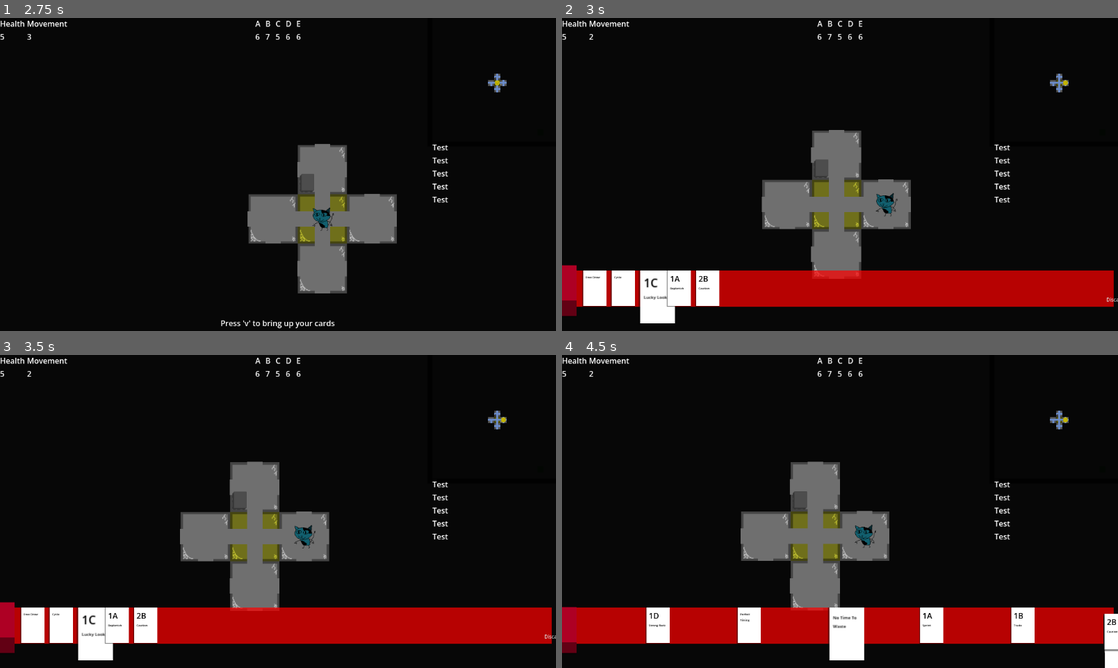
Above: before the commit, frames 1-4 (two rows, left to right).
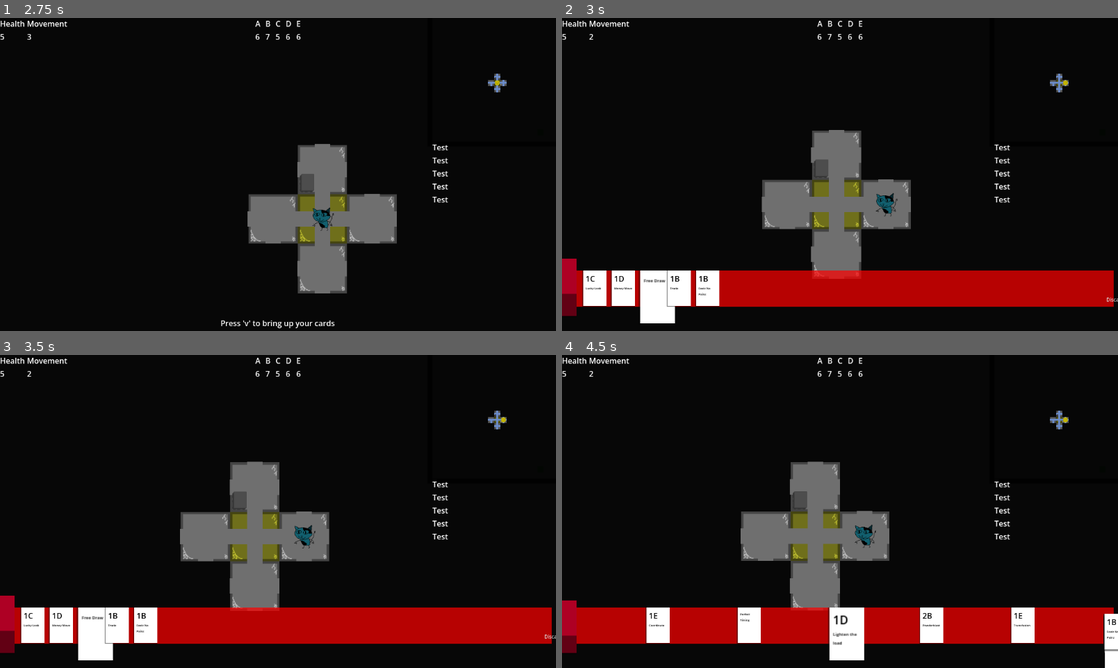
Above: after the commit, the same moments.

Repository: emrysshevek/gameganggame
Game: Godot game, scene res://scenes/title/title_screen.tscn
Two runs of this game, one before a commit and one after it. Both use one fixed random seed, a clock stepped at 60 frames per second and the inputs below.
Inputs (mouse positions are in pixels of both pictures, inside the frame that each line leads up to):
- Up to frame 1 (2.75 s): tap Enter (toggle_end_turn) at 0.5, 2 s; move the mouse to (400, 158) at 0.52 s; hold D (move_right) 0.53-1.25 s; tap G (discard) at 0.6, 2.3 s; click (400, 158) at 0.67 s; tap Space at 1.25 s; drag from (166, 190) to (250, 237) at 1.27 s; move the mouse to (333, 105) at 2.02 s; hold D (move_right) from 2.03 s (still down); tap F (select) at 2.1 s
- Up to frame 2 (3 s): release D (move_right) at 2.75 s; tap V (debug_v) at 2.75 s; drag from (812, 237) to (673, 127) at 2.77 s
- Up to frame 3 (3.5 s): no input
- Up to frame 4 (4.5 s): move the mouse to (1006, 558) at 3.52 s; hold A (move_left) 3.53-4.25 s; tap Enter (toggle_end_turn) at 3.6 s; tap G (discard) at 3.8 s; tap V (debug_v) at 4.25 s; drag from (673, 464) to (756, 433) at 4.27 s

Frame 1 is identical in both runs. In frame 2, 0.3% of the frame differs, in the area x 0-27%, y 76-91%; in frame 3, 0.3%; in frame 4, 0.4%, in the area x 0-100%, y 78-93%.

Commit message:
more cards! also fixed Trade card
Added powderblast, theorize, you're welcome, rescue rope, lighten the load, transfusion and coordinate

also fixed a bug i found with the 'Trade' card that was causing it to draw too many cards

Diff:
--- a/cards/cards/card_list.tres
+++ b/cards/cards/card_list.tres
@@ -12,17 +12,24 @@
 [ext_resource type="PackedScene" uid="uid://do7xr2it6xfih" path="res://cards/cards/no_time_to_waste/no_time_to_waste_card.tscn" id="8_khsxp"]
 [ext_resource type="PackedScene" uid="uid://cwu27t77xpy8" path="res://cards/cards/caution/caution_card.tscn" id="9_j8rf1"]
 [ext_resource type="PackedScene" uid="uid://n258lqdbijua" path="res://cards/cards/lucky_look/lucky_look_card.tscn" id="10_j8rf1"]
+[ext_resource type="PackedScene" uid="uid://4lciaujlj1m2" path="res://cards/cards/adapt/adapt_card.tscn" id="12_60ltf"]
 [ext_resource type="PackedScene" uid="uid://ww4t00vbsf14" path="res://cards/cards/trade/trade_card.tscn" id="12_l3oq2"]
+[ext_resource type="PackedScene" uid="uid://cws33j6o0c65w" path="res://cards/cards/recover/recover_card.tscn" id="13_7jtia"]
 [ext_resource type="PackedScene" uid="uid://cs10s4igty4ad" path="res://cards/cards/clean_house/clean_house_card.tscn" id="13_oh1rx"]
 [ext_resource type="PackedScene" uid="uid://b5yi5nqgjiud5" path="res://cards/cards/money_move/money_move_card.tscn" id="14_7kqg7"]
+[ext_resource type="PackedScene" uid="uid://dlf8xa7mp2tnu" path="res://cards/cards/perfect_timing/perfect_timing_card.tscn" id="14_k1gya"]
 [ext_resource type="PackedScene" uid="uid://buwi5r6lw6da1" path="res://cards/cards/strong_back/strong_back_card.tscn" id="15_0ivhn"]
 [ext_resource type="PackedScene" uid="uid://djysq56t166h1" path="res://cards/cards/replenish/replenish_card.tscn" id="16_gwu1y"]
 [ext_resource type="PackedScene" uid="uid://bf7q5wtxvr7p1" path="res://cards/cards/cycle/cycle_card.tscn" id="17_pely2"]
 [ext_resource type="PackedScene" uid="uid://cb57hwhxnsg4g" path="res://cards/cards/free_draw/free_draw_card.tscn" id="18_edkv0"]
 [ext_resource type="PackedScene" uid="uid://djehepjb3ffgx" path="res://cards/cards/extra_bandages/extra_bandages_card.tscn" id="19_kosrf"]
-[ext_resource type="PackedScene" uid="uid://4lciaujlj1m2" path="res://cards/cards/adapt/adapt_card.tscn" id="12_60ltf"]
-[ext_resource type="PackedScene" uid="uid://cws33j6o0c65w" path="res://cards/cards/recover/recover_card.tscn" id="13_7jtia"]
-[ext_resource type="PackedScene" uid="uid://dlf8xa7mp2tnu" path="res://cards/cards/perfect_timing/perfect_timing_card.tscn" id="14_k1gya"]
+[ext_resource type="PackedScene" uid="uid://suaigog8joah" path="res://cards/cards/transfusion/transfusion_card.tscn" id="23_pely2"]
+[ext_resource type="PackedScene" uid="uid://dhnjgjksqxi52" path="res://cards/cards/coordinate/coordinate_card.tscn" id="24_edkv0"]
+[ext_resource type="PackedScene" uid="uid://cne61xkk8c0rx" path="res://cards/cards/lighten_the_load/lighten_the_load_card.tscn" id="25_edkv0"]
+[ext_resource type="PackedScene" uid="uid://byiq8tentcwr4" path="res://cards/cards/rescue_rope/rescue_rope_card.tscn" id="26_kosrf"]
+[ext_resource type="PackedScene" uid="uid://p1444ea2xyta" path="res://cards/cards/youre_welcome/youre_welcome_card.tscn" id="27_4fy0w"]
+[ext_resource type="PackedScene" uid="uid://duwjtx4f1xvp0" path="res://cards/cards/theorize/theorize_card.tscn" id="28_3v7g7"]
+[ext_resource type="PackedScene" uid="uid://6oecnukexomh" path="res://cards/cards/powderblast/powderblast_card.tscn" id="29_p82qf"]
 
 [resource]
 script = ExtResource("1_p6edn")
@@ -30,6 +37,7 @@
 "adapt": ExtResource("12_60ltf"),
 "caution": ExtResource("9_j8rf1"),
 "clean_house": ExtResource("13_oh1rx"),
+"coordinate": ExtResource("24_edkv0"),
 "cycle": ExtResource("17_pely2"),
 "defang": ExtResource("4_jsrv2"),
 "dig": ExtResource("5_hu8k6"),
@@ -38,15 +46,21 @@
 "feelz_no_painz": ExtResource("7_hy721"),
 "free_draw": ExtResource("18_edkv0"),
 "healing_aura": ExtResource("8_4im7e"),
+"lighten_the_load": ExtResource("25_edkv0"),
 "lucky_look": ExtResource("10_j8rf1"),
 "money_move": ExtResource("14_7kqg7"),
 "no_time_to_waste": ExtResource("8_khsxp"),
 "pathbreaker": ExtResource("6_5t7bn"),
+"perfect_timing": ExtResource("14_k1gya"),
+"powderblast": ExtResource("29_p82qf"),
+"recover": ExtResource("13_7jtia"),
 "replenish": ExtResource("16_gwu1y"),
-"perfect_timing": ExtResource("14_k1gya"),
-"recover": ExtResource("13_7jtia"),
+"rescue_rope": ExtResource("26_kosrf"),
 "sprint": ExtResource("3_4e6cq"),
 "strong_back": ExtResource("15_0ivhn"),
+"theorize": ExtResource("28_3v7g7"),
 "trade": ExtResource("12_l3oq2"),
-"well_prepared": ExtResource("2_r4ysr")
+"transfusion": ExtResource("23_pely2"),
+"well_prepared": ExtResource("2_r4ysr"),
+"youre_welcome": ExtResource("27_4fy0w")
 })
--- /dev/null
+++ b/cards/cards/coordinate/coordinate_card.gd
@@ -0,0 +1,13 @@
+extends Card
+
+## target other player in range 5 to give them +3 move
+
+func _trigger_play_ability() -> void:
+	if targets.is_empty() == false:
+		var target:Character = targets[0] as Character
+		target.movement += 3
+	else:
+		owning_character.play_error_pop_up("must target a player character")
+	#so that you don't get stuck in targetting mode if you target a tile without a player character the card
+	#just discards and has no direct effect
+	super._trigger_play_ability()
--- /dev/null
+++ b/cards/cards/coordinate/coordinate_card.tscn
@@ -0,0 +1,22 @@
+[gd_scene format=3 uid="uid://dhnjgjksqxi52"]
+
+[ext_resource type="PackedScene" uid="uid://bnv5dqpc4y8xb" path="res://cards/card.tscn" id="1_y2rsa"]
+[ext_resource type="Script" uid="uid://dm6brxx3o0tfp" path="res://cards/cards/coordinate/coordinate_card.gd" id="2_bts6d"]
+[ext_resource type="Script" uid="uid://c53pw6ymaxio3" path="res://cards/target_requirement.gd" id="3_37vpf"]
+
+[sub_resource type="Resource" id="Resource_m52fo"]
+script = ExtResource("3_37vpf")
+type = 5
+min_count = 1
+max_count = 1
+min_range = 1
+max_range = 5
+metadata/_custom_type_script = "uid://c53pw6ymaxio3"
+
+[node name="CoordinateCard" unique_id=693299294 instance=ExtResource("1_y2rsa")]
+script = ExtResource("2_bts6d")
+cost = Dictionary[int, int]({
+4: 1
+})
+description = "Coordinate"
+targets_required = SubResource("Resource_m52fo")
--- /dev/null
+++ b/cards/cards/lighten_the_load/lighten_the_load_card.gd
@@ -0,0 +1,23 @@
+extends Card
+
+## take all resource cards from target player within range 3
+
+func _trigger_play_ability() -> void:
+	if targets.is_empty() == false:
+		var target:Character = targets[0] as Character
+		var targets_cards:Array[Card]
+		targets_cards.append_array(target.my_screen.card_manager.hand_pile.cards)
+		targets_cards.append_array(target.my_screen.card_manager.discard_pile.cards)
+		targets_cards.append_array(target.my_screen.card_manager.draw_pile.cards)
+		var resource_cards:Array[Card]
+		for each_card in targets_cards:
+				if each_card is LootCard:
+					resource_cards.append(each_card)
+		for each_card in resource_cards:
+			target.my_screen.card_manager.remove_card(each_card)
+			owning_character.my_screen.card_manager.hand_pile.add_card(each_card)
+	else:
+		owning_character.play_error_pop_up("must target a player character")
+	#so that you don't get stuck in targetting mode if you target a tile without a player character the card
+	#just discards and has no direct effect
+	super._trigger_play_ability()
--- /dev/null
+++ b/cards/cards/lighten_the_load/lighten_the_load_card.tscn
@@ -0,0 +1,22 @@
+[gd_scene format=3 uid="uid://cne61xkk8c0rx"]
+
+[ext_resource type="PackedScene" uid="uid://bnv5dqpc4y8xb" path="res://cards/card.tscn" id="1_1kxin"]
+[ext_resource type="Script" uid="uid://bghhhn0yvjf0d" path="res://cards/cards/lighten_the_load/lighten_the_load_card.gd" id="2_rnkfa"]
+[ext_resource type="Script" uid="uid://c53pw6ymaxio3" path="res://cards/target_requirement.gd" id="3_ak5cu"]
+
+[sub_resource type="Resource" id="Resource_t7aef"]
+script = ExtResource("3_ak5cu")
+type = 5
+min_count = 1
+max_count = 1
+min_range = 1
+max_range = 3
+metadata/_custom_type_script = "uid://c53pw6ymaxio3"
+
+[node name="LightenTheLoadCard" unique_id=693299294 instance=ExtResource("1_1kxin")]
+script = ExtResource("2_rnkfa")
+cost = Dictionary[int, int]({
+3: 1
+})
+description = "Lighten the load"
+targets_required = SubResource("Resource_t7aef")
--- /dev/null
+++ b/cards/cards/powderblast/powderblast_card.gd
@@ -0,0 +1,18 @@
+extends Card
+
+## Turn an adjacent unoccupied room into an empty 4-path tile with no effects or hazards.
+
+func _trigger_play_ability() -> void:
+	var target = targets[0] as Tile
+	if target.characters.is_empty() == true:
+		var grid_man := Utils.try_get_grid_man()
+		var valid_neighbors:Array[Tile]
+		var offset_array:Array[Vector2] = [Vector2(1, 0), Vector2(0,1), Vector2(-1,0), Vector2(0,-1)]
+		for i in offset_array:
+			if grid_man.is_in_bounds(target.grid_coordinates + i):
+				grid_man.add_path(target, grid_man.get_tile(target.grid_coordinates + i))
+		target.remove_hazard()
+		target.reveal(owning_character)
+	else:
+		owning_character.play_error_pop_up("tile is occupied")
+	super._trigger_play_ability()
--- /dev/null
+++ b/cards/cards/powderblast/powderblast_card.tscn
@@ -0,0 +1,22 @@
+[gd_scene format=3 uid="uid://6oecnukexomh"]
+
+[ext_resource type="PackedScene" uid="uid://bnv5dqpc4y8xb" path="res://cards/card.tscn" id="1_b5yh0"]
+[ext_resource type="Script" uid="uid://cq0tmms7lodw6" path="res://cards/cards/powderblast/powderblast_card.gd" id="2_qm8ou"]
+[ext_resource type="Script" uid="uid://c53pw6ymaxio3" path="res://cards/target_requirement.gd" id="3_bceri"]
+
+[sub_resource type="Resource" id="Resource_f2qwj"]
+script = ExtResource("3_bceri")
+type = 1
+min_count = 1
+max_count = 1
+min_range = 1
+max_range = 1
+metadata/_custom_type_script = "uid://c53pw6ymaxio3"
+
+[node name="PowderblastCard" unique_id=693299294 instance=ExtResource("1_b5yh0")]
+script = ExtResource("2_qm8ou")
+cost = Dictionary[int, int]({
+1: 2
+})
+description = "Powderblast"
+targets_required = SubResource("Resource_f2qwj")
--- /dev/null
+++ b/cards/cards/rescue_rope/rescue_rope_card.gd
@@ -0,0 +1,23 @@
+extends Card
+
+## Teleport another character in range 5 to a random valid tile adjacent to the character playing this card
+
+func _trigger_play_ability() -> void:
+	if targets.is_empty() == false:
+		var grid_man:GridManager = Utils.try_get_grid_man()
+		var valid_tiles:Array[Tile]
+		var offset_array:Array[Vector2] = [Vector2(1, 0), Vector2(0,1), Vector2(-1,0), Vector2(0,-1)]
+		for i in offset_array:
+			if grid_man.is_directly_connected(owning_character.current_floor, owning_character.grid_coordinates, owning_character.grid_coordinates + i):
+				valid_tiles.append(grid_man.get_tile(owning_character.grid_coordinates + i))
+		if valid_tiles.is_empty() == false:
+			#if there are somehow no valid tiles in range 1 of the character using this card it just does nothing
+			var target:Character = targets[0] as Character
+			var tile = valid_tiles.pick_random()
+			#"teleports" the object to the new tile
+			grid_man.move_object(target, Vector2(tile.grid_coordinates.x, tile.grid_coordinates.y), target.current_floor, true)
+	else:
+		owning_character.play_error_pop_up("must target a player character")
+	#so that you don't get stuck in targetting mode if you target a tile without a player character the card
+	#just discards and has no direct effect
+	super._trigger_play_ability()
--- /dev/null
+++ b/cards/cards/rescue_rope/rescue_rope_card.tscn
@@ -0,0 +1,22 @@
+[gd_scene format=3 uid="uid://byiq8tentcwr4"]
+
+[ext_resource type="PackedScene" uid="uid://bnv5dqpc4y8xb" path="res://cards/card.tscn" id="1_gjo6c"]
+[ext_resource type="Script" uid="uid://b6uw5x7mejooa" path="res://cards/cards/rescue_rope/rescue_rope_card.gd" id="2_5op8a"]
+[ext_resource type="Script" uid="uid://c53pw6ymaxio3" path="res://cards/target_requirement.gd" id="3_symci"]
+
+[sub_resource type="Resource" id="Resource_hq0ig"]
+script = ExtResource("3_symci")
+type = 5
+min_count = 1
+max_count = 1
+min_range = 1
+max_range = 5
+metadata/_custom_type_script = "uid://c53pw6ymaxio3"
+
+[node name="RescueRopeCard" unique_id=693299294 instance=ExtResource("1_gjo6c")]
+script = ExtResource("2_5op8a")
+cost = Dictionary[int, int]({
+4: 2
+})
+description = "Rescue Rope"
+targets_required = SubResource("Resource_hq0ig")
--- /dev/null
+++ b/cards/cards/theorize/theorize_card.gd
@@ -0,0 +1,7 @@
+extends Card
+
+## draw 2 cards
+
+func _trigger_play_ability() -> void:
+	owning_character.my_screen.card_manager.draw(2)
+	super._trigger_play_ability()
--- /dev/null
+++ b/cards/cards/theorize/theorize_card.tscn
@@ -0,0 +1,12 @@
+[gd_scene format=3 uid="uid://duwjtx4f1xvp0"]
+
+[ext_resource type="PackedScene" uid="uid://bnv5dqpc4y8xb" path="res://cards/card.tscn" id="1_2kxia"]
+[ext_resource type="Script" uid="uid://cqu3ejdpehuov" path="res://cards/cards/theorize/theorize_card.gd" id="2_k1spa"]
+
+[node name="TheorizeCard" unique_id=693299294 instance=ExtResource("1_2kxia")]
+script = ExtResource("2_k1spa")
+cost = Dictionary[int, int]({
+2: 2
+})
+description = "Theorize"
+targets_required = null
--- a/cards/cards/trade/trade_card.gd
+++ b/cards/cards/trade/trade_card.gd
@@ -4,6 +4,11 @@
 
 func _trigger_play_ability() -> void:
 	var hand_size:int = owning_character.my_screen.card_manager.hand_pile.count
-	owning_character.my_screen.card_manager.discard_hand()
+	var owning_characters_cards:Array[Card] = owning_character.my_screen.card_manager.hand_pile.cards.duplicate(true)
+	for each_card in owning_characters_cards:
+		if each_card != self:
+			owning_character.my_screen.card_manager.discard(each_card)
+	#discarding each card other than the card you are currently playing, as it will discard after resolving
+	#but if discarded before resolving causes an error on discard attempt
 	owning_character.my_screen.card_manager.draw(hand_size + 1)
 	super._trigger_play_ability()
--- /dev/null
+++ b/cards/cards/transfusion/transfusion_card.gd
@@ -0,0 +1,14 @@
+extends Card
+
+## target other player in range 5 to give them +3 move
+
+func _trigger_play_ability() -> void:
+	if targets.is_empty() == false:
+		var target:Character = targets[0] as Character
+		owning_character.take_damage(1)
+		target.heal(1)
+	else:
+		owning_character.play_error_pop_up("must target a player character")
+	#so that you don't get stuck in targetting mode if you target a tile without a player character the card
+	#just discards and has no direct effect
+	super._trigger_play_ability()
--- /dev/null
+++ b/cards/cards/transfusion/transfusion_card.tscn
@@ -0,0 +1,22 @@
+[gd_scene format=3 uid="uid://suaigog8joah"]
+
+[ext_resource type="PackedScene" uid="uid://bnv5dqpc4y8xb" path="res://cards/card.tscn" id="1_8hirr"]
+[ext_resource type="Script" uid="uid://dw1bd6hoi4aw2" path="res://cards/cards/transfusion/transfusion_card.gd" id="2_omy0w"]
+[ext_resource type="Script" uid="uid://c53pw6ymaxio3" path="res://cards/target_requirement.gd" id="3_x3ayd"]
+
+[sub_resource type="Resource" id="Resource_fddqb"]
+script = ExtResource("3_x3ayd")
+type = 5
+min_count = 1
+max_count = 1
+min_range = 1
+max_range = 5
+metadata/_custom_type_script = "uid://c53pw6ymaxio3"
+
+[node name="TransfusionCard" unique_id=693299294 instance=ExtResource("1_8hirr")]
+script = ExtResource("2_omy0w")
+cost = Dictionary[int, int]({
+4: 1
+})
+description = "Transfusion"
+targets_required = SubResource("Resource_fddqb")
--- /dev/null
+++ b/cards/cards/youre_welcome/youre_welcome_card.gd
@@ -0,0 +1,10 @@
+extends Card
+
+## All characters adjacent to you draw 1 card. You also draw one card
+
+func _trigger_play_ability() -> void:
+	var game_scene:GameScene = Utils.try_get_game_scene()
+	for each_character in game_scene.characters:
+		if abs(each_character.grid_coordinates.x - owning_character.grid_coordinates.x) <= 1 and abs(each_character.grid_coordinates.y - owning_character.grid_coordinates.y) <= 1:
+			each_character.my_screen.card_manager.draw(1)
+	super._trigger_play_ability()
--- /dev/null
+++ b/cards/cards/youre_welcome/youre_welcome_card.tscn
@@ -0,0 +1,12 @@
+[gd_scene format=3 uid="uid://p1444ea2xyta"]
+
+[ext_resource type="PackedScene" uid="uid://bnv5dqpc4y8xb" path="res://cards/card.tscn" id="1_o4l6l"]
+[ext_resource type="Script" uid="uid://bi6cqfm6bxew3" path="res://cards/cards/youre_welcome/youre_welcome_card.gd" id="2_0jvfg"]
+
+[node name="YoureWelcomeCard" unique_id=693299294 instance=ExtResource("1_o4l6l")]
+script = ExtResource("2_0jvfg")
+cost = Dictionary[int, int]({
+2: 1
+})
+description = "You're Welcome"
+targets_required = null
--- a/scenes/grid_manager.gd
+++ b/scenes/grid_manager.gd
@@ -368,11 +368,11 @@
 	for each_tile in _get_all_tiles(_level):
 		each_tile.set_highlight(for_character_id, false)
 
-func move_object(object, tile_coord:Vector2, _level:int):
+func move_object(object, tile_coord:Vector2, _level:int, teleport:bool):
 	#moves a grid_sprite (like a character or cursor) around the map
 	if Model.ObjectTypes.PLAYER_CHARACTER in object.types:
 		#if the tile the character is trying to move to isn't connected by a path from their current tile they can't move to it
-		if is_directly_connected(_level, object.grid_coordinates, tile_coord) == false:
+		if is_directly_connected(_level, object.grid_coordinates, tile_coord) == false and teleport == false:
 			return false
 		elif floor_maps[_level][tile_coord.x][tile_coord.y].characters.is_empty() == false:
 			#if the tile you are trying to move to contains another character prevent that movement
@@ -414,7 +414,7 @@
 	get_tile(grid_coordinates)
 
 func _on_object_move_request(object, new_tile_position:Vector2):
-	move_object(object, new_tile_position, 0)
+	move_object(object, new_tile_position, 0, false)
 
 func _import_pre_baked_map_section(): #not used yet
 	pass
Not shown, added: cards/cards/coordinate/coordinate_card.gd.uid
Not shown, added: cards/cards/lighten_the_load/lighten_the_load_card.gd.uid
Not shown, added: cards/cards/powderblast/powderblast_card.gd.uid
Not shown, added: cards/cards/rescue_rope/rescue_rope_card.gd.uid
Not shown, added: cards/cards/theorize/theorize_card.gd.uid
Not shown, added: cards/cards/transfusion/transfusion_card.gd.uid
Not shown, added: cards/cards/youre_welcome/youre_welcome_card.gd.uid
